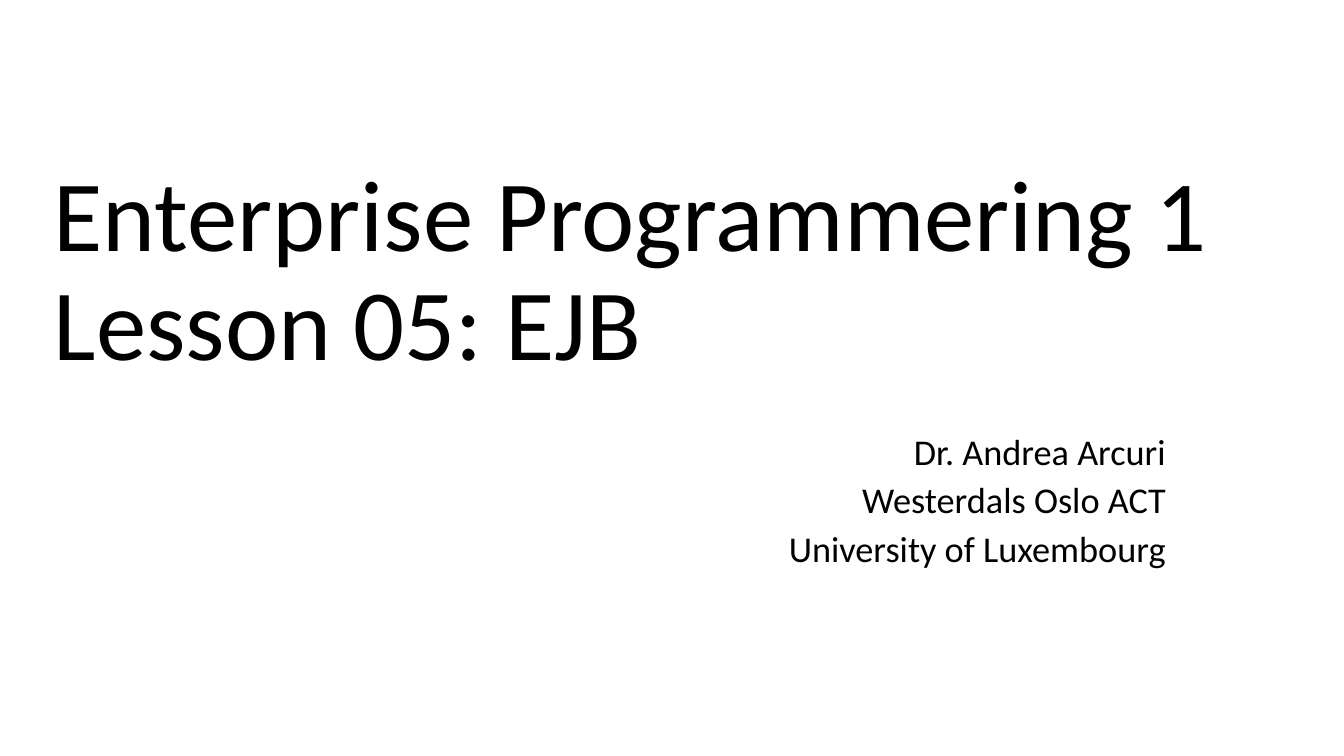
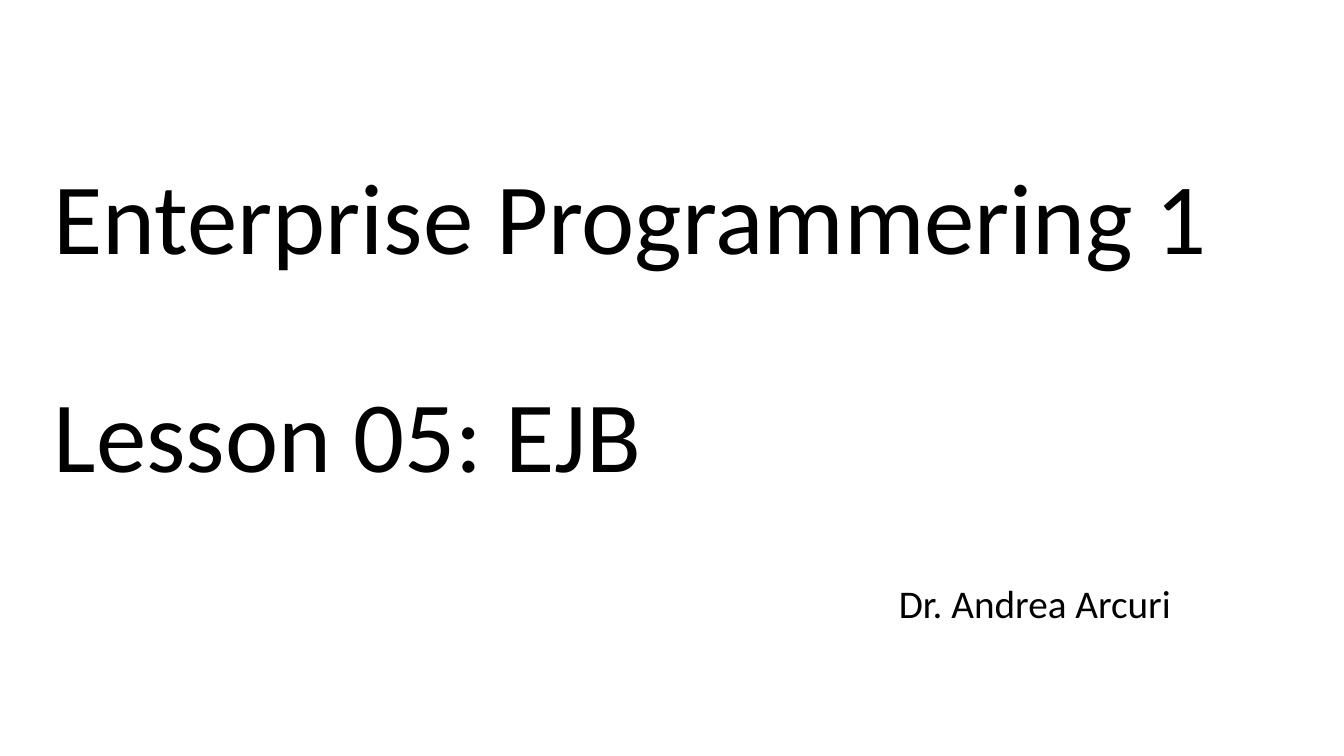
Before and after one commit to arcuri82/testing_security_development_enterprise_systems, a slide deck: slide 1 of doc/intro/slides/lesson_05_ejb.pptx. Drawn at 1344x756 pixels with LibreOffice and Linux fonts; fonts in the diff are those of the drawing. Boxes give left, top, right and bottom in pixels: in the first picture for what was removed or moved away, otherwise in the second. Text is boxed around its words. In the diff, an @@ line names an element or a change of style, - is before the commit and + after.

```diff
--- a/doc/intro/slides/lesson_05_ejb.pptx
+++ b/doc/intro/slides/lesson_05_ejb.pptx
@@ title "Enterprise Programmering 1 Lesson 05: ..." rewrapped from box(54, 181, 1207, 361) to box(54, 184, 1207, 473) @@
@@ subtitle at box(789, 487, 1166, 569): paragraphs removed @@
-Westerdals Oslo ACT
-University of Luxembourg
@@ subtitle "Dr. Andrea Arcuri": place and size @@
-subtitle "Dr. Andrea Arcuri" at box(789, 439, 1166, 569)
+subtitle "Dr. Andrea Arcuri" at box(899, 590, 1170, 619)
@@ subtitle "Dr. Andrea Arcuri" at box(899, 590, 1170, 619): size 25.9 to 28 pt; line spacing 0.8 to 0.9 @@
```
Also in this commit, not shown: 7 other slides changed, 2 other files.
